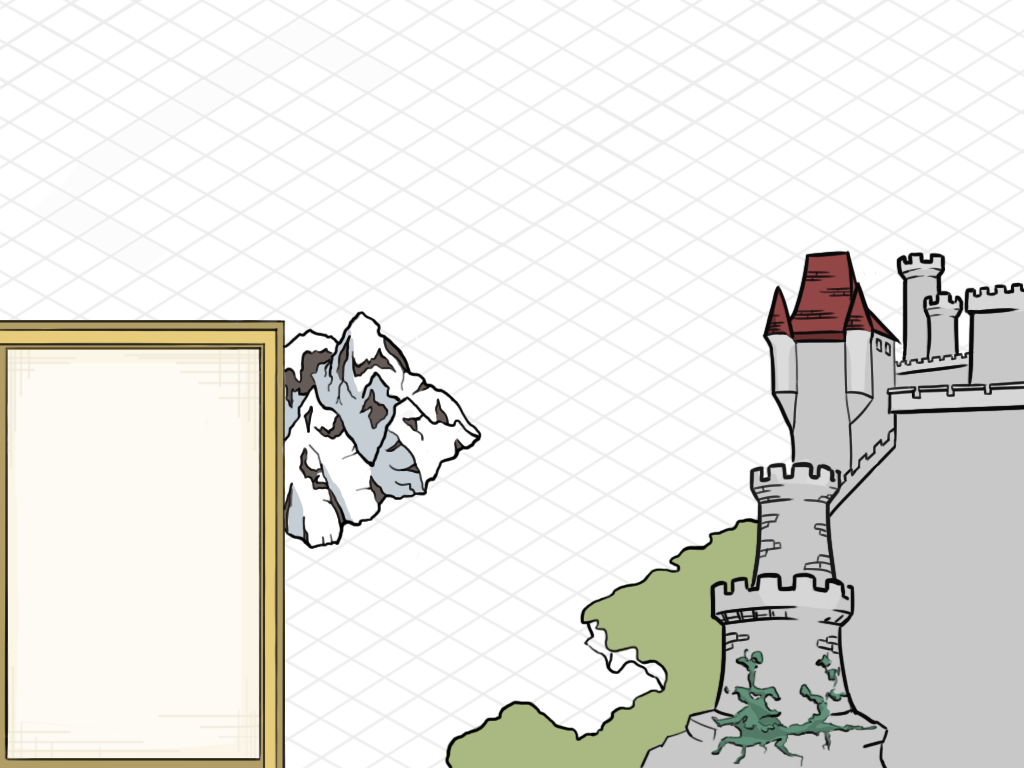
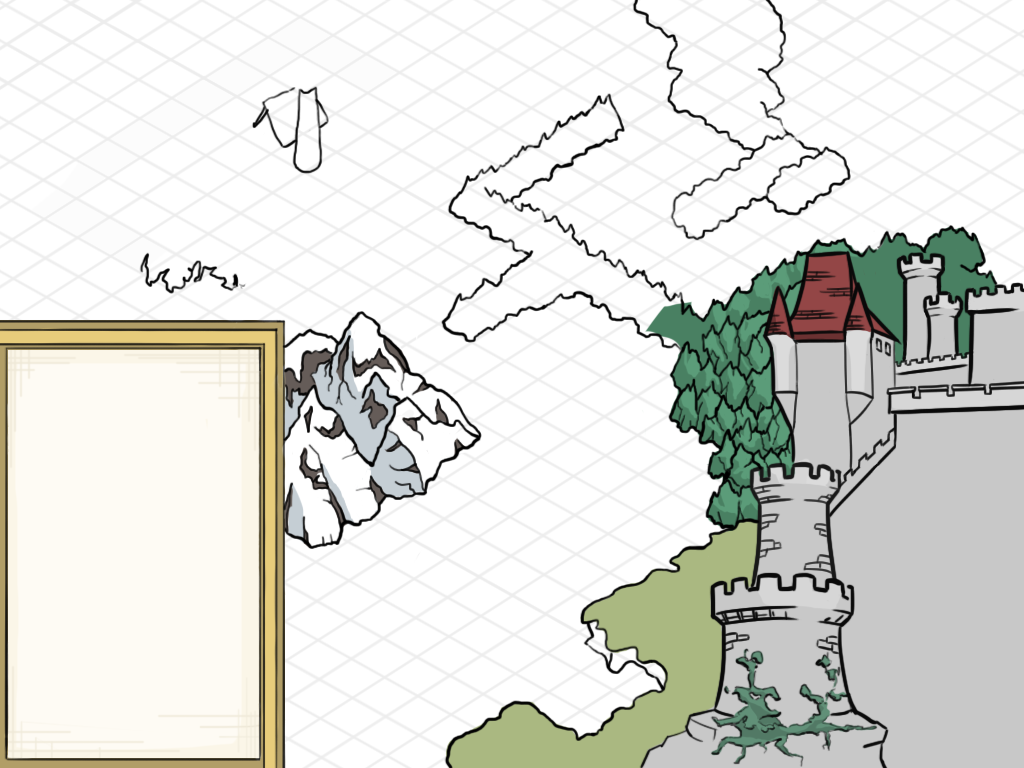
Layers edited between the first and the second 1024px x 768px image:
showed "Terrain", painted on it over bbox(139, 0, 998, 560)
painted on "castle_hud" over bbox(677, 404, 693, 418)
painted on "castle_colour" over bbox(711, 253, 973, 366)
painted on "back_colour" over bbox(641, 226, 998, 560)
